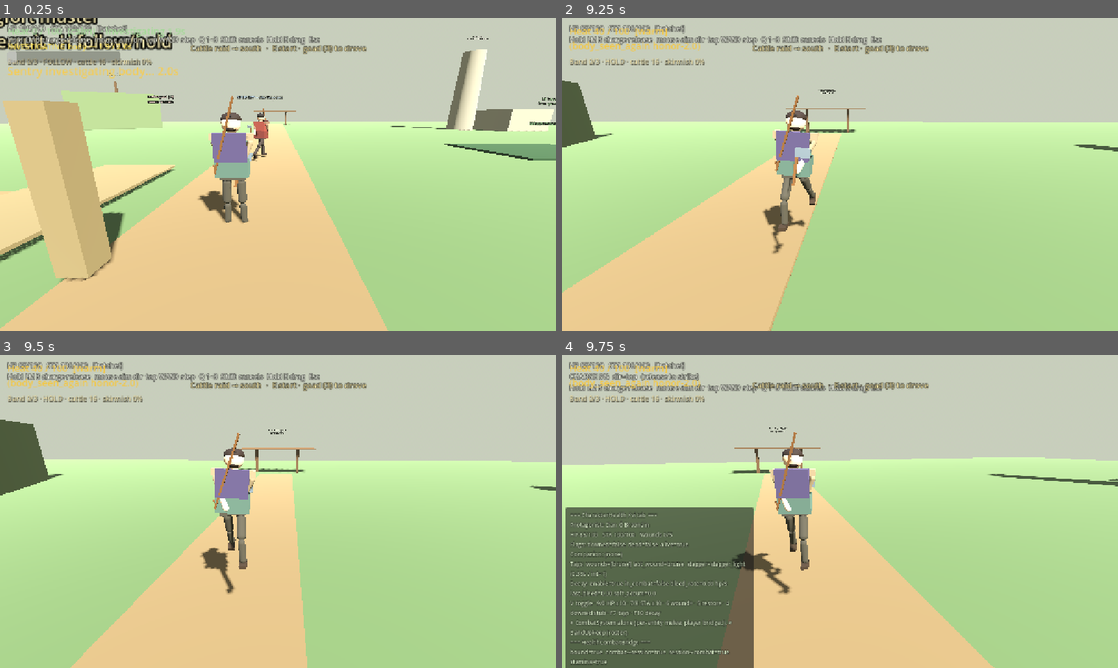
Above: before the commit, frames 1-4 (two rows, left to right).
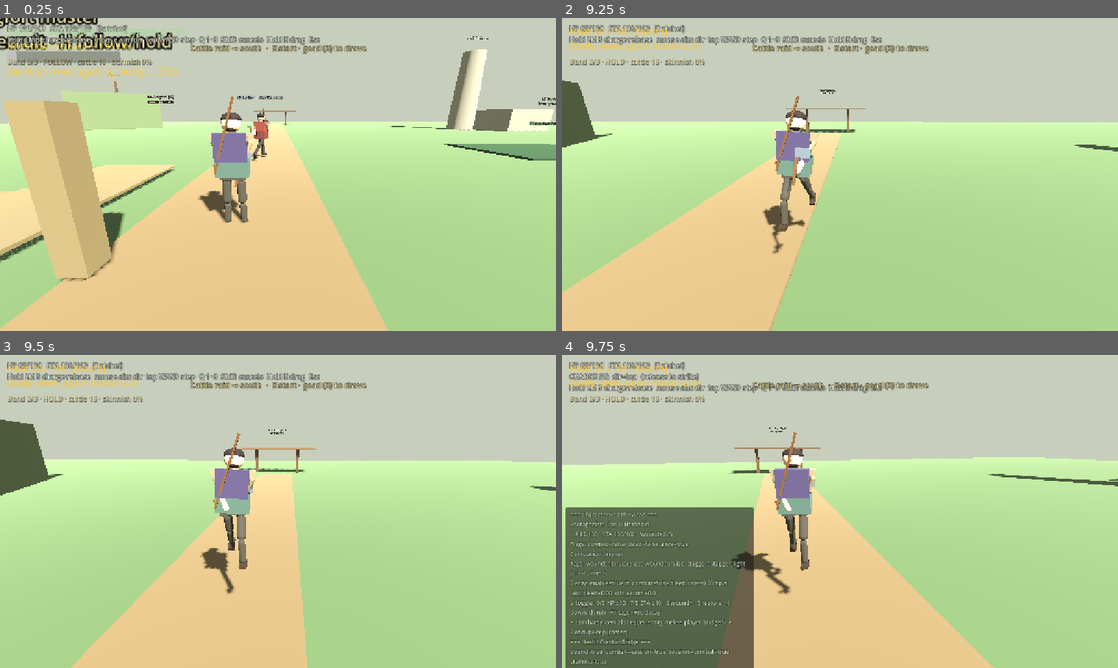
Above: after the commit, the same moments.

Repository: fortins4/devPlayground
Game: Godot game, scene res://scenes/main/main.tscn
Two runs of this game, one before a commit and one after it. Both use one fixed random seed, a clock stepped at 60 frames per second and the inputs below.
Inputs (mouse positions are in pixels of both pictures, inside the frame that each line leads up to):
- Up to frame 1 (0.25 s): no input
- Up to frame 2 (9.25 s): tap Enter at 0.5 s; move the mouse to (867, 174) at 0.52 s; hold W (move_forward) 0.53-5.78 s; tap F at 0.6, 1.55, 2.3, 3.05, 3.8, 4.55, 5.3, 6.05, 6.8, 7.55, 8.3, 9.05 s; click (867, 174) at 0.67 s; tap Space (jump) at 0.77, 1.52, 3.02, 3.77, 4.52, 6.02, 6.77, 7.52, 9.02 s; move the mouse to (812, 174) at 1.27 s; right-click (812, 174) at 1.35 s; move the mouse to (851, 168) at 2.02 s; press the mouse at (851, 168) at 2.03 s; move the mouse to (834, 180) at 2.77 s; release the mouse at (834, 180) at 2.78 s; tap H (band_toggle) at 2.85 s; click (834, 180) at 2.92 s; move the mouse to (878, 177) at 3.52 s; hold Ctrl (crouch) 3.53-4.28 s; move the mouse to (795, 171) at 4.27 s; tap Q (cycle_weapon) at 4.35 s; move the mouse to (845, 174) at 5.02 s; hold E (interact) 5.03-5.78 s; click (845, 174) at 5.17 s; move the mouse to (817, 168) at 5.77 s; hold D (move_right) 5.78-6.53 s; tap Shift (sprint) at 5.85 s; move the mouse to (867, 174) at 6.52 s; hold 3 (weapon_goad) 6.53-7.28 s; hold W (move_forward) 6.53-8.78 s; move the mouse to (812, 174) at 7.27 s; tap 1 (weapon_hatchet) at 7.35 s; click (812, 174) at 7.42 s; move the mouse to (851, 168) at 8.02 s; hold 2 (weapon_knife) 8.03-8.78 s; move the mouse to (834, 180) at 8.77 s; hold A (move_left) from 8.78 s (still down); tap Delete at 8.85 s
- Up to frame 3 (9.5 s): keep holding A (move_left)
- Up to frame 4 (9.75 s): move the mouse to (878, 514) at 9.52 s; release A (move_left) at 9.53 s; hold W (move_forward) from 9.53 s (still down); tap V at 9.6 s; click (878, 514) at 9.67 s

Frames 1-3 are identical in both runs. In frame 4, 1.3% of the frame differs, in the area x 1-33%, y 50-99%.

Commit message:
systems: posture break applies CombatTags stagger_heavy
When BlockPostureTable posture hits 0, CombatSystem links the existing
CombatTags stagger (stagger_heavy) so sparring can feel the break via
stagger_left / can_move — no parallel CC. Break stun aligned to 0.75s
(tag duration); F11 probe documents the link.

Diff:
--- a/scripts/ui/health_debug_hud.gd
+++ b/scripts/ui/health_debug_hud.gd
@@ -12,6 +12,7 @@
 ##   F8 — print BlockPostureTable dump + current posture / last resolve
 ##   F9 — print FlankBonusTable dump + last open-side resolve
 ##   F10 — print WoundDecayTable dump + CharacterHealth live bleed/soft accum
+##   F11 — print posture-break → CombatTags stagger link + live timers
 ##   9 / 0 — HP −10 / +10
 ##   7 / 8 — stamina −10 / +10
 ##   6 — add wound
@@ -80,6 +81,9 @@
 			KEY_F10:
 				_dump_wound_decay_table()
 				get_viewport().set_input_as_handled()
+			KEY_F11:
+				_dump_posture_break_stagger()
+				get_viewport().set_input_as_handled()
 			KEY_9:
 				if CharacterHealth:
 					CharacterHealth.modify_hp(-10.0)
@@ -203,6 +207,22 @@
 		CharacterHealth.dump_wound_decay_table()
 	else:
 		print(WoundDecayTable.get_debug_text())
+	_refresh()
+
+
+func _dump_posture_break_stagger() -> void:
+	var combat := _find_player_combat()
+	if combat and combat.has_method("dump_posture_break_stagger"):
+		combat.dump_posture_break_stagger()
+	elif combat and combat.has_method("get_posture_break_stagger_debug_text"):
+		print(combat.get_posture_break_stagger_debug_text())
+	else:
+		print(
+			"Posture break → CombatTags %s (dur %.2fs) — CombatSystem dump unavailable" % [
+				String(BlockPostureTable.BREAK_STAGGER_TAG),
+				BlockPostureTable.break_stun_sec(),
+			]
+		)
 	_refresh()
 
 
@@ -243,6 +263,8 @@
 		text += "\n" + CharacterHealth.get_wound_decay_debug_text()
 	else:
 		text += "\n" + WoundDecayTable.get_debug_text()
+	if combat and combat.has_method("get_posture_break_stagger_debug_text"):
+		text += "\n" + combat.get_posture_break_stagger_debug_text()
 	label.text = text
 
 
--- a/systems/combat/block_posture_table.gd
+++ b/systems/combat/block_posture_table.gd
@@ -20,8 +20,13 @@
 ## Shared posture pool (separate from stamina). Break when emptied.
 const MAX_POSTURE: float = 100.0
 const REGEN_PER_SEC: float = 12.0
-## Stun / open window after posture hits 0 (data — Godot / CombatSystem stub).
-const BREAK_STUN_SEC: float = 0.70
+## Stun / open window after posture hits 0.
+## Aligned to CombatTags stagger_heavy (0.75s) — break applies that existing stagger
+## tag via CombatSystem (no parallel CC). Prefer break_stun_sec() so retunes follow
+## the CombatTags catalog.
+const BREAK_STUN_SEC: float = 0.75
+## Existing CombatTags stagger applied on posture break (reuse — do not invent new).
+const BREAK_STAGGER_TAG: StringName = &"stagger_heavy"
 
 ## Per-face numbers.
 ## damage_mitigation: fraction stripped on face-match (0..1). Remaining = full*(1-m).
@@ -135,6 +140,22 @@
 
 static func window_sec_for(guard_face: StringName) -> float:
 	return float(face_entry(guard_face)["window_sec"])
+
+
+static func break_stagger_tag() -> StringName:
+	## CombatTags stagger applied when posture pool empties.
+	return BREAK_STAGGER_TAG
+
+
+static func break_stun_sec() -> float:
+	## Break open-window duration — driven by CombatTags stagger duration when known.
+	var d := CombatTags.duration_sec(BREAK_STAGGER_TAG)
+	return d if d > 0.0 else BREAK_STUN_SEC
+
+
+static func break_stagger_entry() -> Dictionary:
+	## Catalog entry for the break → stagger link (empty if tag missing).
+	return CombatTags.stagger_entry(BREAK_STAGGER_TAG)
 
 
 ## Resolve a guard absorb attempt. Pure data — caller applies costs / HP.
@@ -189,10 +210,15 @@
 	var faces_out: Dictionary = {}
 	for f in FACES:
 		faces_out[String(f)] = face_entry(f)
+	var stagger_e := break_stagger_entry()
 	return {
 		"max_posture": MAX_POSTURE,
 		"regen_per_sec": REGEN_PER_SEC,
-		"break_stun_sec": BREAK_STUN_SEC,
+		"break_stun_sec": break_stun_sec(),
+		"break_stun_sec_const": BREAK_STUN_SEC,
+		"break_stagger_tag": String(BREAK_STAGGER_TAG),
+		"break_stagger_duration_sec": float(stagger_e.get("duration_sec", 0.0)),
+		"break_stagger_interrupt": int(stagger_e.get("interrupt_strength", 0)),
 		"faces": faces_out,
 		"default_face": DEFAULT_FACE,
 		"current_posture": cur,
@@ -200,6 +226,7 @@
 		"top_absorbs_to_break": top_absorbs_to_break(),
 		"regen_empty_to_full_sec": regen_empty_to_full_sec(),
 		"open_side_note": "mismatch/open → full damage × FlankBonusTable (flank only when unmitigated)",
+		"break_stagger_note": "posture break → CombatTags %s (stagger_left + can_move gate)" % String(BREAK_STAGGER_TAG),
 	}
 
 
@@ -215,6 +242,13 @@
 		"POSTURE %.0f/%.0f   regen %.0f/s   break_stun %.2fs" % [
 			float(d["current_posture"]), float(d["max_posture"]),
 			float(d["regen_per_sec"]), float(d["break_stun_sec"]),
+		]
+	)
+	lines.append(
+		"break → CombatTags stagger: %s  dur=%.2fs  interrupt=%d" % [
+			str(d["break_stagger_tag"]),
+			float(d["break_stagger_duration_sec"]),
+			int(d["break_stagger_interrupt"]),
 		]
 	)
 	lines.append("face            mit   sta   chip  recov  window")
@@ -256,5 +290,5 @@
 		)
 	else:
 		lines.append("last resolve: (none yet)")
-	lines.append("F5 probe: press F8 — block/posture dump (see systems/combat/README.md)")
+	lines.append("F5 probe: press F8 — block/posture · F11 — posture-break→stagger link (see systems/combat/README.md)")
 	return "\n".join(lines)
--- a/systems/combat/combat_system.gd
+++ b/systems/combat/combat_system.gd
@@ -13,6 +13,8 @@
 signal stamina_changed(current: float, maximum: float)
 signal health_changed(current: float, maximum: float)
 signal blocked(defender: Node, attacker: Node, mitigated: float)
+## Posture pool emptied — CombatTags stagger applied (Godot feel / sparring AI hook).
+signal posture_broken(victim: Node, stagger_tag: StringName, duration_sec: float)
 signal died(victim: Node)
 signal weapon_changed(weapon: StringName)
 signal charge_started(weapon: StringName)
@@ -68,6 +70,8 @@
 var guard_face: StringName = BlockPostureTable.DEFAULT_FACE
 var posture: float = BlockPostureTable.MAX_POSTURE
 var posture_break_left: float = 0.0
+## Last posture-break → stagger apply (probe / Godot).
+var _last_posture_break: Dictionary = {}
 var _last_guard_resolve: Dictionary = {}
 var _last_flank_resolve: Dictionary = {}
 var is_attacking: bool = false
@@ -545,8 +549,8 @@
 		posture = maxf(0.0, posture - chip)
 		if posture <= 0.01:
 			posture = 0.0
-			posture_break_left = maxf(posture_break_left, BlockPostureTable.BREAK_STUN_SEC)
 			guard_face = &"open"
+			_on_posture_break()
 	return resolved
 
 
@@ -560,6 +564,32 @@
 		return
 	var rate := BlockPostureTable.REGEN_PER_SEC * BlockPostureTable.recover_rate_for(guard_face)
 	posture = minf(BlockPostureTable.MAX_POSTURE, posture + rate * delta)
+
+
+## Posture pool emptied: open window + existing CombatTags stagger (no parallel CC).
+## Duration driven by BlockPostureTable.break_stun_sec() (= CombatTags stagger_heavy).
+func _on_posture_break() -> void:
+	var tag: StringName = BlockPostureTable.break_stagger_tag()
+	var dur := BlockPostureTable.break_stun_sec()
+	posture_break_left = maxf(posture_break_left, dur)
+	var entry: Dictionary = apply_stagger_tag(tag)
+	# Keep break stun and stagger_left linked (same window).
+	if not entry.is_empty():
+		var tag_dur := float(entry.get("duration_sec", dur))
+		dur = maxf(dur, tag_dur)
+		posture_break_left = maxf(posture_break_left, dur)
+		stagger_left = maxf(stagger_left, dur)
+	_last_posture_break = {
+		"stagger_tag": tag,
+		"duration_sec": dur,
+		"interrupt_strength": int(entry.get("interrupt_strength", 0)) if not entry.is_empty() else 0,
+		"posture_break_left": posture_break_left,
+		"stagger_left": stagger_left,
+	}
+	# Session bus when this CombatSystem is the player (sparring self-break rare but wired).
+	if _combat_owner_is_player(self) and CharacterHealth:
+		CharacterHealth.apply_stagger_tag(tag)
+	posture_broken.emit(_owner_body, tag, dur)
 
 
 func apply_damage(
@@ -1108,14 +1138,62 @@
 	## Cheap F5 probe — print BlockPostureTable + current posture / last resolve.
 	print(get_block_posture_debug_text())
 	print(
-		"CombatSystem face_guard: enable=%s guard=%s posture=%.0f/%.0f break_left=%.2fs" % [
+		"CombatSystem face_guard: enable=%s guard=%s posture=%.0f/%.0f break_left=%.2fs stagger_left=%.2fs" % [
 			str(enable_face_guard),
 			String(guard_face),
 			posture,
 			BlockPostureTable.MAX_POSTURE,
 			posture_break_left,
+			stagger_left,
 		]
 	)
+
+
+func get_posture_break_stagger_debug_text() -> String:
+	## Document break → CombatTags stagger link for Lead / Godot sparring feel.
+	var lines: PackedStringArray = PackedStringArray()
+	lines.append("=== Posture break → CombatTags stagger ===")
+	lines.append(
+		"link: posture pool 0 → apply CombatTags %s (reuse existing stagger — no parallel CC)" % [
+			String(BlockPostureTable.BREAK_STAGGER_TAG),
+		]
+	)
+	lines.append(
+		"durations: break_stun=%.2fs  tag_dur=%.2fs  (aligned; stagger_left driven with break)" % [
+			BlockPostureTable.break_stun_sec(),
+			CombatTags.duration_sec(BlockPostureTable.BREAK_STAGGER_TAG),
+		]
+	)
+	lines.append(
+		"live: enable_face_guard=%s posture=%.0f/%.0f break_left=%.2fs stagger_left=%.2fs last_stagger=%s" % [
+			str(enable_face_guard),
+			posture,
+			BlockPostureTable.MAX_POSTURE,
+			posture_break_left,
+			stagger_left,
+			String(last_stagger_tag) if last_stagger_tag != &"" else "-",
+		]
+	)
+	if _last_posture_break.is_empty():
+		lines.append("last break: (none yet)")
+	else:
+		lines.append(
+			"last break: tag=%s dur=%.2fs interrupt=%d break_left=%.2fs stagger_left=%.2fs" % [
+				String(_last_posture_break.get("stagger_tag", &"")),
+				float(_last_posture_break.get("duration_sec", 0.0)),
+				int(_last_posture_break.get("interrupt_strength", 0)),
+				float(_last_posture_break.get("posture_break_left", 0.0)),
+				float(_last_posture_break.get("stagger_left", 0.0)),
+			]
+		)
+	lines.append("Godot: can_move() false while stagger_left>0; posture_broken signal for feel/VFX")
+	lines.append("F5 probe: press F11 — this dump (see systems/combat/README.md)")
+	return "\n".join(lines)
+
+
+func dump_posture_break_stagger() -> void:
+	## Cheap F5 probe — posture break → stagger link + live timers.
+	print(get_posture_break_stagger_debug_text())
 
 
 func get_flank_bonus_debug_text() -> String:
--- a/systems/combat/combat_tags.gd
+++ b/systems/combat/combat_tags.gd
@@ -20,7 +20,7 @@
 	&"stagger_heavy": {
 		"duration_sec": 0.75,
 		"interrupt_strength": 2,
-		"notes": "charged / max interrupt — longer recover hitch",
+		"notes": "charged / max interrupt — also BlockPostureTable break stagger (BREAK_STAGGER_TAG)",
 	},
 }
 
Not shown, changed: systems/combat/README.md
